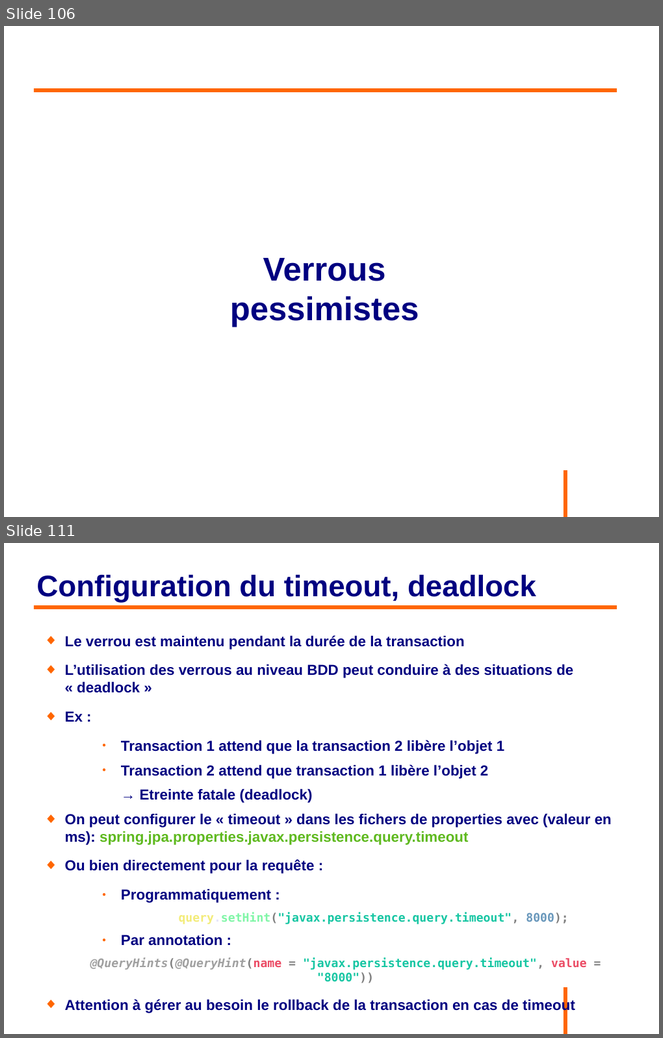
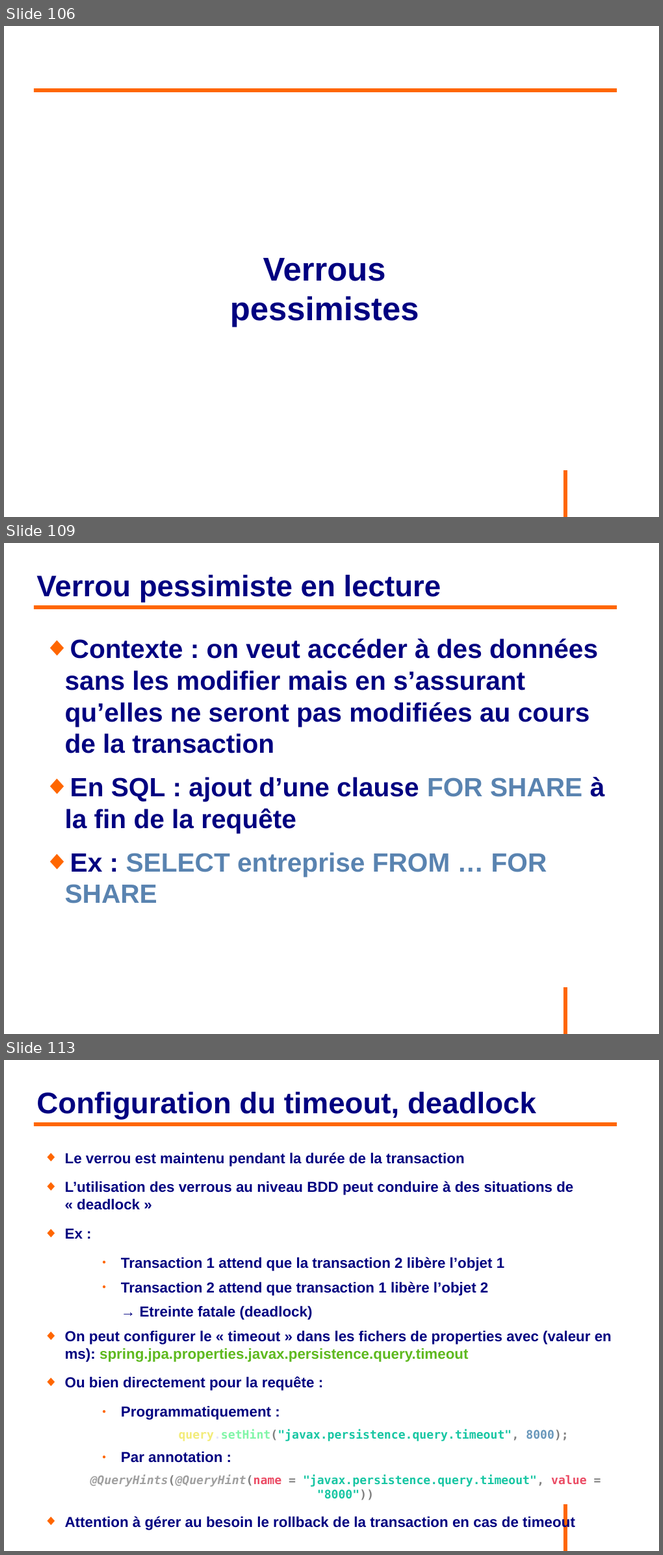
Before and after one commit to philphils/formation-hibernate-avancee, a slide deck: Documentation/diapo_formation_hibernate_avancee.odp. Shown one above the other, each under a label of ours: slides 106 and 111 before the commit, slides 106, 109 and 113 after it; the slides between them are not shown. The pictures are 663x1038 and 663x1555 pixels, drawn with LibreOffice and Linux fonts; fonts in the diff are those of the drawing; background and template pictures are left out. Boxes give left, top, right and bottom in pixels: in the first picture for what was removed or moved away, otherwise in the second. Text is boxed around its words. In the diff, an @@ line names an element or a change of style, - is before the commit and + after.

```diff
--- a/Documentation/diapo_formation_hibernate_avancee.odp
+++ b/Documentation/diapo_formation_hibernate_avancee.odp
@@ slide 109 added at box(4, 543, 659, 1034), background #FFFFFF; not listed: 1 template element that a slide beside it also shows @@
@@ title added at box(36, 575, 441, 603), 36 pt, text #000080, bold @@
+Verrou pessimiste en lecture
@@ line added from (34, 607) to (618, 607), #FF6600 4.54 pt @@
@@ text added at box(65, 639, 605, 904), 32 pt, text #000080, bold @@
+◆ Contexte : on veut accéder à des données sans les modifier mais en s’assurant qu’elles ne seront pas modifiées au cours de la transaction
+◆ En SQL : ajout d’une clause FOR SHARE à la fin de la requête
+◆ Ex : SELECT entreprise FROM … FOR SHARE
@@ what was slide 111 is now slide 113 @@
```
Also in this commit, not shown: 4 slides changed, 1 other slide added.
